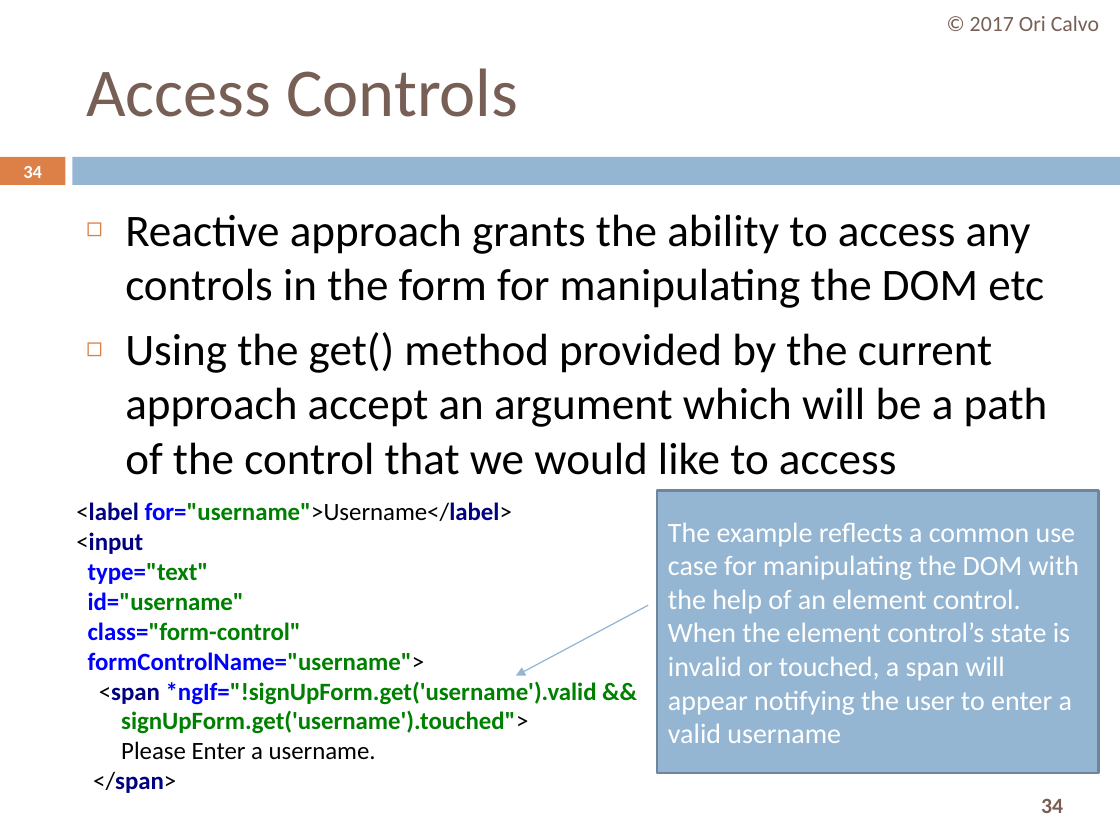
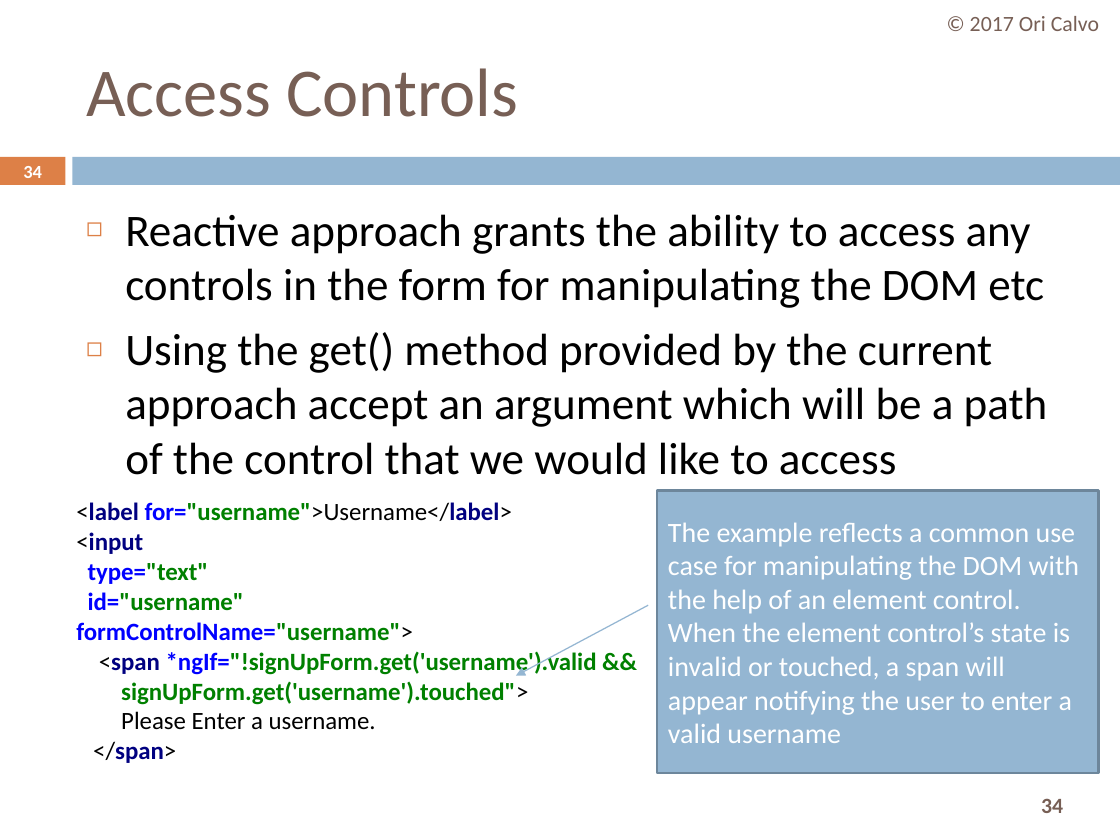
Before and after one commit to oricalvo/course-angular, a slide deck: slide 34 of PPTs/04 Forms.pptx. Drawn at 1120x840 pixels with LibreOffice and Linux fonts; fonts in the diff are those of the drawing. Boxes give left, top, right and bottom in pixels: in the first picture for what was removed or moved away, otherwise in the second. Text is boxed around its words. In the diff, an @@ line names an element or a change of style, - is before the commit and + after.

```diff
--- a/PPTs/04 Forms.pptx
+++ b/PPTs/04 Forms.pptx
@@ text at bbox=[76, 502, 597, 763]: text changed @@
-<label for="username">Username</label>
-<input
-type="text"
-id="username"
-class="form-control"
-formControlName="username">
-<span *ngIf="!signUpForm.get('username').valid && signUpForm.get('username').touched">
-Please Enter a username.
-</span>
+<label for="username">Username</label>
+<input
+type="text"
+id="username"
+formControlName="username">
+<span *ngIf="!signUpForm.get('username').valid && signUpForm.get('username').touched">
+Please Enter a username.
+</span>
```
Also in this commit, not shown: 9 other slides changed.
